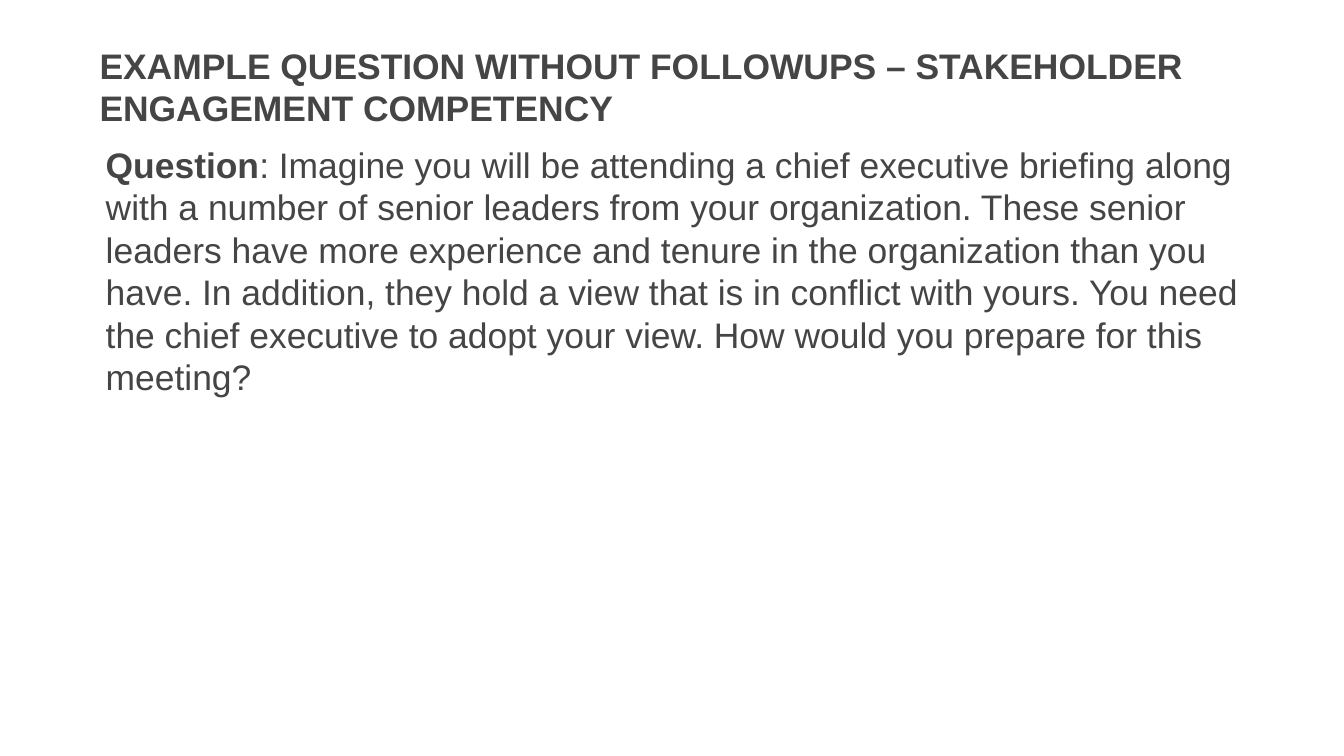
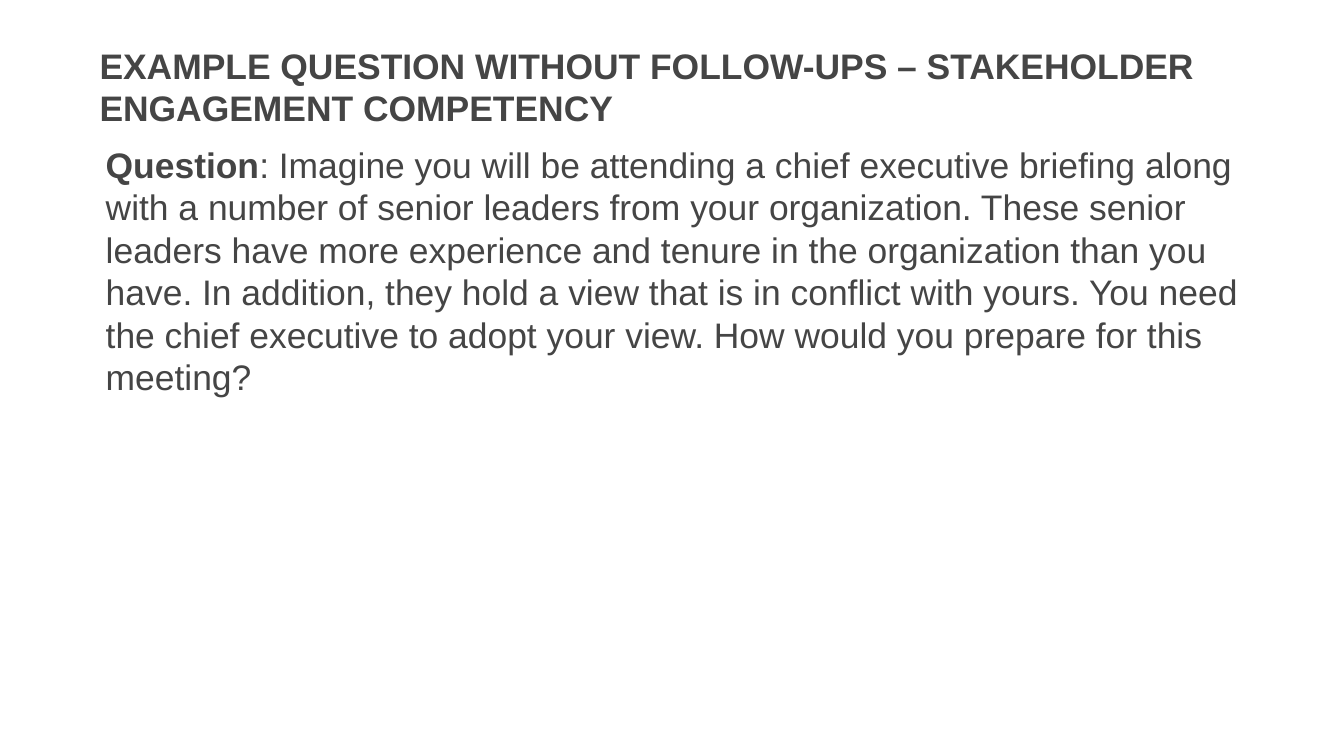
Before and after one commit to usds/SME-QA-Website, a slide deck: slide 44 of toolkit/job-analysis/job-analysis-presentation.pptx. Drawn at 1344x756 pixels with LibreOffice and Linux fonts; fonts in the diff are those of the drawing. Boxes give left, top, right and bottom in pixels: in the first picture for what was removed or moved away, otherwise in the second. Text is boxed around its words. In the diff, an @@ line names an element or a change of style, - is before the commit and + after.

```diff
--- a/toolkit/job-analysis/job-analysis-presentation.pptx
+++ b/toolkit/job-analysis/job-analysis-presentation.pptx
@@ title at [100, 54, 1194, 122]: text changed @@
-EXAMPLE QUESTION WITHOUT FOLLOWUPS – STAKEHOLDER ENGAGEMENT COMPETENCY
+EXAMPLE QUESTION WITHOUT FOLLOW-UPS – STAKEHOLDER ENGAGEMENT COMPETENCY
```
Also in this commit, not shown: 2 other slides changed, 1 slide added.
